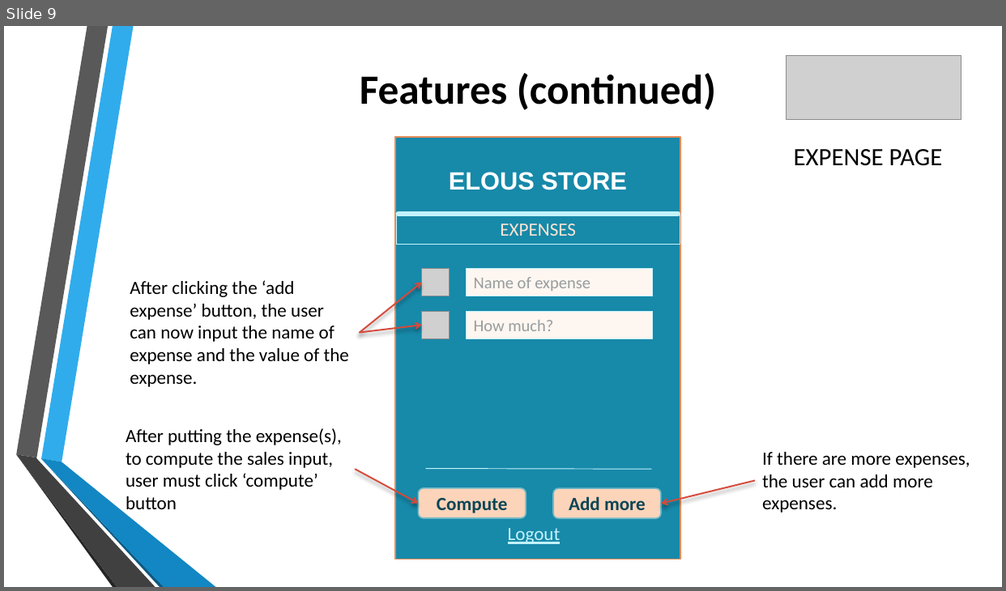
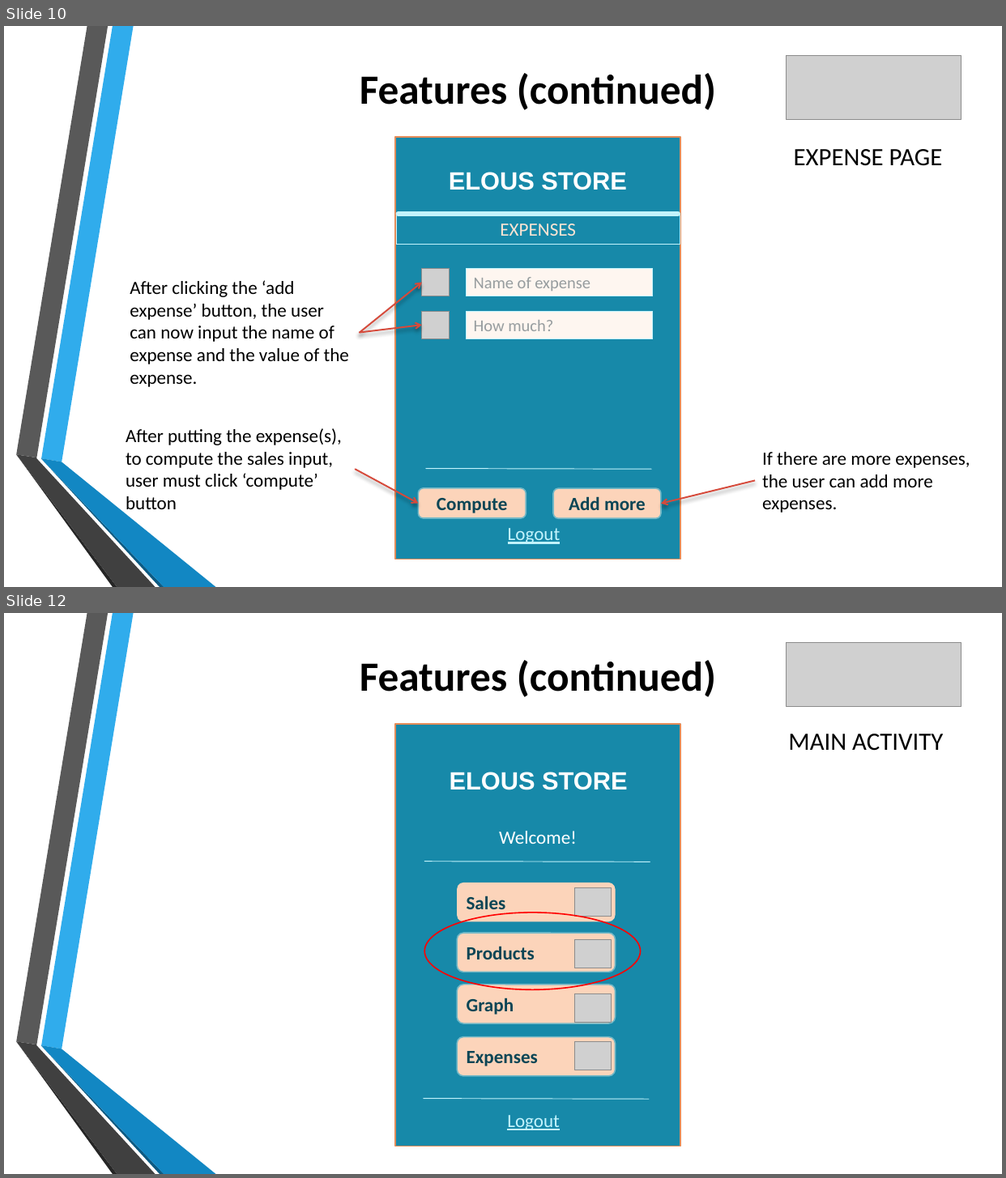
Before and after one commit to jgtadeo/Project--MOBAPPL, a slide deck: Mobile Application.pptx. Shown one above the other, each under a label of ours: slide 9 before the commit, slides 10 and 12 after it; the slides between them are not shown. The pictures are 1006x591 and 1006x1178 pixels, drawn with LibreOffice and Linux fonts; fonts in the diff are those of the drawing; grey boxes stand for pictures; background and template pictures are left out. Boxes give left, top, right and bottom in pixels: in the first picture for what was removed or moved away, otherwise in the second. Text is boxed around its words. In the diff, an @@ line names an element or a change of style, - is before the commit and + after.

```diff
--- a/Mobile Application.pptx
+++ b/Mobile Application.pptx
@@ slide 12 added at [4,613,1002,1174], background picture (left out); not listed: 6 template elements that a slide beside it also shows @@
@@ title added at [360,660,716,697], 40 pt, text #000000, bold @@
+Features (continued)
@@ picture added at [786,643,961,707] @@
@@ rectangle added at [394,724,681,1147], fill #1789A9, outline #E38C59 1.25 pt @@
@@ text added at [788,734,943,751], 24 pt, text #000000 @@
+MAIN ACTIVITY
@@ text added at [450,772,627,790], 24 pt, text #FFFFFF, bold @@
+ELOUS STORE
@@ text added at [499,831,577,844], 18 pt, text #FFFFFF @@
+Welcome!
@@ line added from (424, 862) to (650, 862), #C2F3FD 0.75 pt @@
@@ rounded rectangle added at [457,883,615,922], fill #FCD4BA, 18 pt, text #0B4555, bold @@
+Sales
@@ picture added at [574,888,611,916] @@
@@ ellipse added at [424,913,641,990], outline #FF0000 1.25 pt @@
@@ rounded rectangle added at [457,934,615,973], fill #FCD4BA, outline #71B8C7 1.25 pt, 18 pt, text #0B4555, bold @@
+Products
@@ picture added at [574,940,611,969] @@
@@ rounded rectangle added at [457,984,615,1023], fill #FCD4BA, outline #71B8C7 1.25 pt, 18 pt, text #0B4555, bold @@
+Graph
@@ picture added at [574,994,611,1023] @@
@@ rounded rectangle added at [457,1037,615,1076], fill #FCD4BA, outline #71B8C7 1.25 pt, 18 pt, text #0B4555, bold @@
+Expenses
@@ picture added at [574,1042,611,1071] @@
@@ line added from (424, 1099) to (649, 1100), #C2F3FD 0.75 pt @@
@@ text added at [507,1115,560,1131], 18 pt, text #C2F3FD, underline @@
+Logout
@@ what was slide 9 is now slide 10 @@
```
Also in this commit, not shown: 7 slides changed, 3 other slides added.
